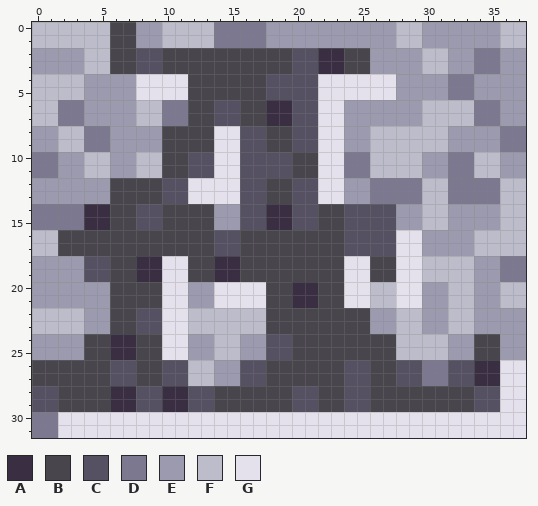
A pixel-art sprite gets an edit: qfg4-capital-A.png. Above, as it was before the edit.
The file is 38x32 pixels. Colours within 5 levels of each other are drawn and written as one.
Palette (. is transparent): A #392e42  B #48464c  C #555163  D #7b788f  E #9c9aae  F #bdbccb  G #e4e1ec
Pixels before, first column x 0:
 0 FFFFFFBBEEFFFFDDDDEEEEEEEEEEFFEEEEEEFF
 1 FFFFFFBBEEFFFFDDDDEEEEEEEEEEFFEEEEEEFF
 2 EEEEFFBBCCBBBBBBBBBBCCAABBEEEEFFEEDDEE
 3 EEEEFFBBCCBBBBBBBBBBCCAABBEEEEFFEEDDEE
 4 FFFFEEEEGGGGBBBBBBCCCCGGGGGGEEEEDDEEEE
 5 FFFFEEEEGGGGBBBBBBCCCCGGGGGGEEEEDDEEEE
 6 FFDDEEEEFFDDBBCCBBAACCGGEEEEEEFFFFDDEE
 7 FFDDEEEEFFDDBBCCBBAACCGGEEEEEEFFFFDDEE
 8 EEFFDDEEEEBBBBGGCCBBCCGGEEFFFFFFEEEEDD
 9 EEFFDDEEEEBBBBGGCCBBCCGGEEFFFFFFEEEEDD
10 DDEEFFEEFFBBCCGGCCCCBBGGDDFFFFEEDDFFEE
11 DDEEFFEEFFBBCCGGCCCCBBGGDDFFFFEEDDFFEE
12 EEEEEEBBBBCCGGGGCCBBCCGGEEDDDDFFDDDDFF
13 EEEEEEBBBBCCGGGGCCBBCCGGEEDDDDFFDDDDFF
14 DDDDAABBCCBBBBEECCAACCBBCCCCEEFFEEEEFF
15 DDDDAABBCCBBBBEECCAACCBBCCCCEEFFEEEEFF
16 FFBBBBBBBBBBBBCCBBBBBBBBCCCCGGEEEEFFFF
17 FFBBBBBBBBBBBBCCBBBBBBBBCCCCGGEEEEFFFF
18 EEEECCBBAAGGBBAABBBBBBBBGGBBGGFFFFEEDD
19 EEEECCBBAAGGBBAABBBBBBBBGGBBGGFFFFEEDD
20 EEEEEEBBBBGGEEGGGGBBAABBGGFFGGEEFFEEFF
21 EEEEEEBBBBGGEEGGGGBBAABBGGFFGGEEFFEEFF
22 FFFFEEBBCCGGFFFFFFBBBBBBBBEEFFEEFFEEEE
23 FFFFEEBBCCGGFFFFFFBBBBBBBBEEFFEEFFEEEE
24 EEEEBBAABBGGEEFFEECCBBBBBBBBFFFFEEBBEE
25 EEEEBBAABBGGEEFFEECCBBBBBBBBFFFFEEBBEE
26 BBBBBBCCBBCCFFEECCBBBBBBCCBBCCDDCCAAGG
27 BBBBBBCCBBCCFFEECCBBBBBBCCBBCCDDCCAAGG
28 CCBBBBAACCAACCBBBBBBCCBBCCBBBBBBBBCCGG
29 CCBBBBAACCAACCBBBBBBCCBBCCBBBBBBBBCCGG
30 DDGGGGGGGGGGGGGGGGGGGGGGGGGGGGGGGGGGGG
31 DDGGGGGGGGGGGGGGGGGGGGGGGGGGGGGGGGGGGG
After:
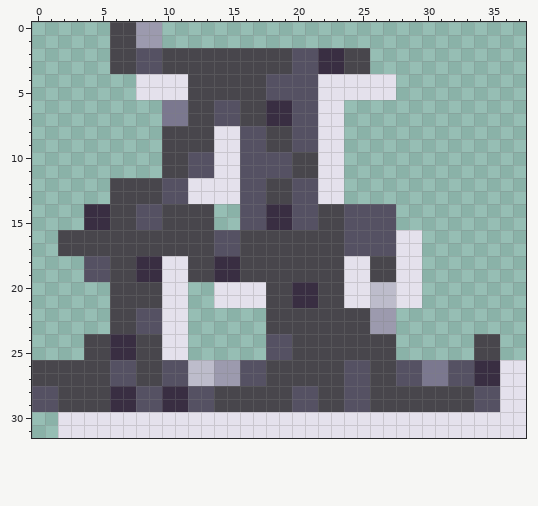
From old to new:
The author cleared colour D in rows 0 to 1 at x 14 to 17; in rows 2 to 3 at x 34 to 35; in rows 4 to 5 at x 32 to 33; in rows 6 to 7 at x 2 to 3 and 34 to 35; in rows 8 to 9 at x 4 to 5 and 36 to 37; in rows 10 to 11 at x 0 to 1, 24 to 25 and 32 to 33.
The author cleared colour D in rows 12 to 13 at x 26 to 29 and 32 to 35; in rows 14 to 15 at x 0 to 3; in rows 18 to 19 at x 36 to 37; in rows 30 to 31 at x 0 to 1.
The author cleared colour E in rows 0 to 1 at x 18 to 27 and 30 to 35; in rows 2 to 3 at x 0 to 3, 26 to 29, 32 to 33 and 36 to 37; in rows 4 to 5 at x 4 to 7, 28 to 31 and 34 to 37; in rows 6 to 7 at x 4 to 7, 24 to 29 and 36 to 37; in rows 8 to 9 at x 0 to 1, 6 to 9, 24 to 25 and 32 to 35; in rows 10 to 11 at x 2 to 3, 6 to 7, 30 to 31 and 36 to 37.
The author cleared colour E in rows 12 to 13 at x 0 to 5 and 24 to 25; in rows 14 to 15 at x 14 to 15, 28 to 29 and 32 to 35; in rows 16 to 17 at x 30 to 33; in rows 18 to 19 at x 0 to 3 and 34 to 35; in rows 20 to 21 at x 0 to 5, 12 to 13, 30 to 31 and 34 to 35; in rows 22 to 23 at x 4 to 5, 30 to 31 and 34 to 37.
The author cleared colour E in rows 24 to 25 at x 0 to 3, 12 to 13, 16 to 17, 32 to 33 and 36 to 37.
The author cleared colour F in rows 0 to 1 at x 0 to 5, 10 to 13, 28 to 29 and 36 to 37; in rows 2 to 3 at x 4 to 5 and 30 to 31; in rows 4 to 5 at x 0 to 3; in rows 6 to 7 at x 0 to 1, 8 to 9 and 30 to 33; in rows 8 to 9 at x 2 to 3 and 26 to 31; in rows 10 to 11 at x 4 to 5, 8 to 9, 26 to 29 and 34 to 35.
The author cleared colour F in rows 12 to 15 at x 30 to 31 and 36 to 37; in rows 16 to 17 at x 0 to 1 and 34 to 37; in rows 18 to 19 at x 30 to 33; in rows 20 to 21 at x 32 to 33 and 36 to 37; in rows 22 to 23 at x 0 to 3, 12 to 17, 28 to 29 and 32 to 33; in rows 24 to 25 at x 14 to 15 and 28 to 31.
Pixel boxes of the changes (left, top, right, bottom) in both pictures:
erased: (32, 22, 526, 360)
erased: (32, 412, 58, 438)
